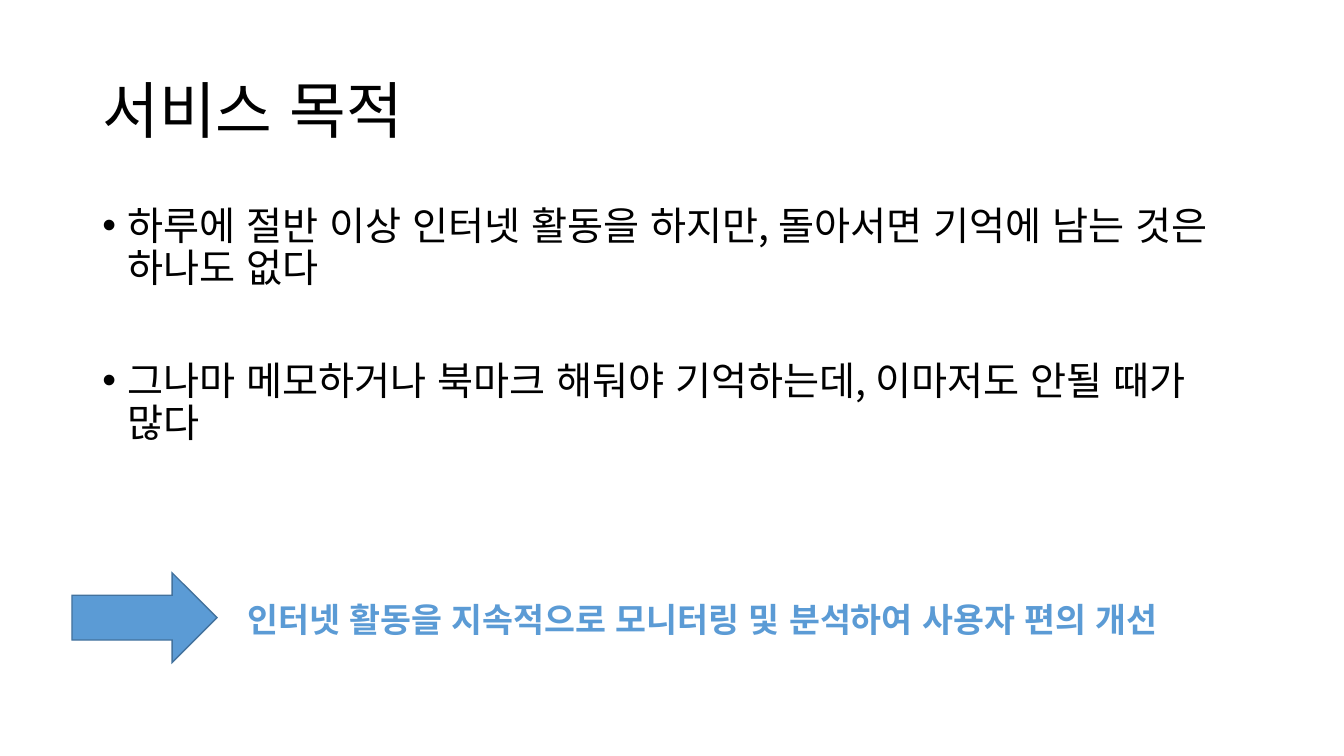
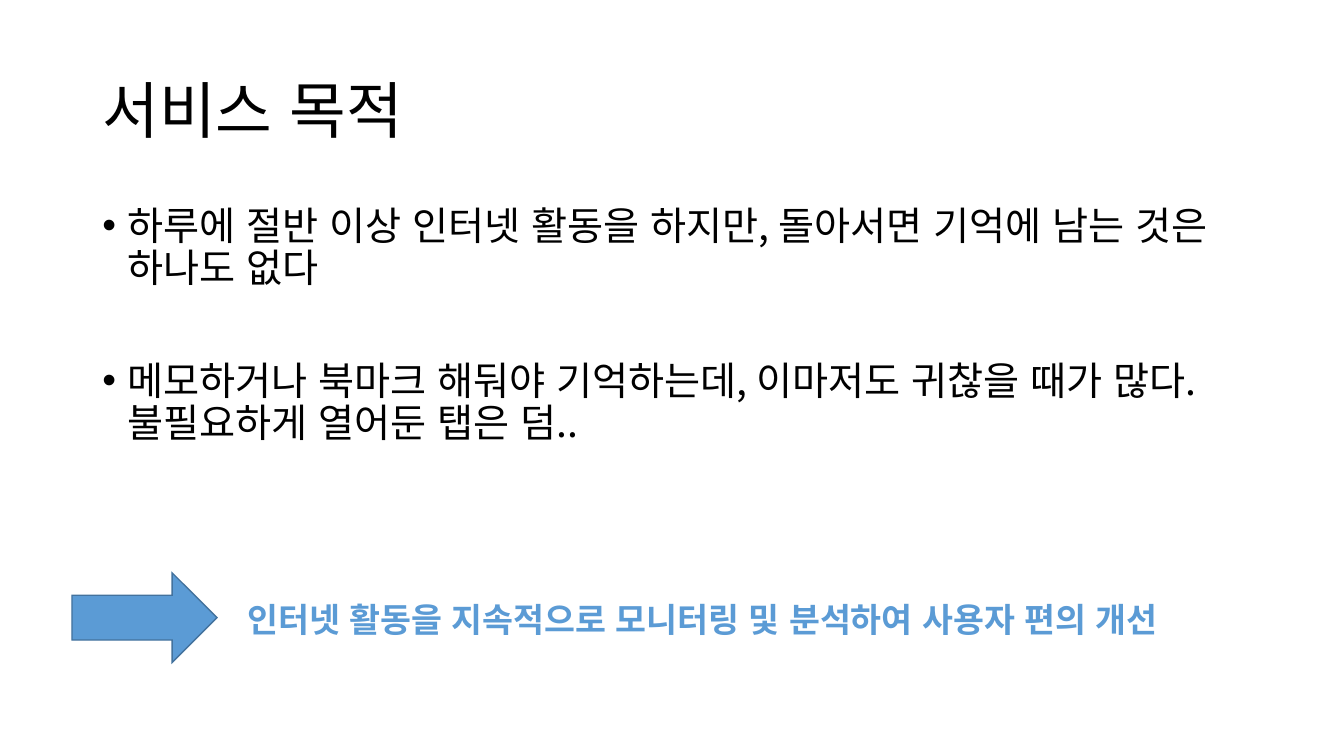
Before and after one commit to HeyHO2154/Id, a slide deck: slide 2 of 시스템 설계도.pptx. Drawn at 1344x756 pixels with LibreOffice and Linux fonts; fonts in the diff are those of the drawing. Boxes give left, top, right and bottom in pixels: in the first picture for what was removed or moved away, otherwise in the second. Text is boxed around its words. In the diff, an @@ line names an element or a change of style, - is before the commit and + after.

```diff
--- a/시스템 설계도.pptx
+++ b/시스템 설계도.pptx
@@ text at [128,362,1196,440]: text changed @@
-• 그나마 메모하거나 북마크 해둬야 기억하는데, 이마저도 안될 때가 많다
+• 메모하거나 북마크 해둬야 기억하는데, 이마저도 귀찮을 때가 많다. 불필요하게 열어둔 탭은 덤..
```
Also in this commit, not shown: 2 other slides changed, 1 slide added, 3 slides removed.
